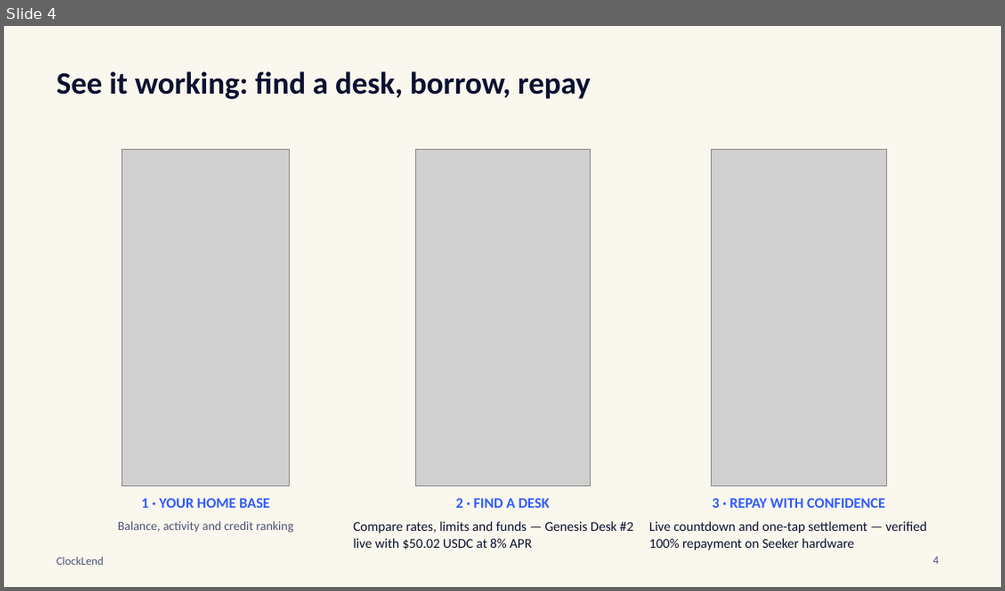
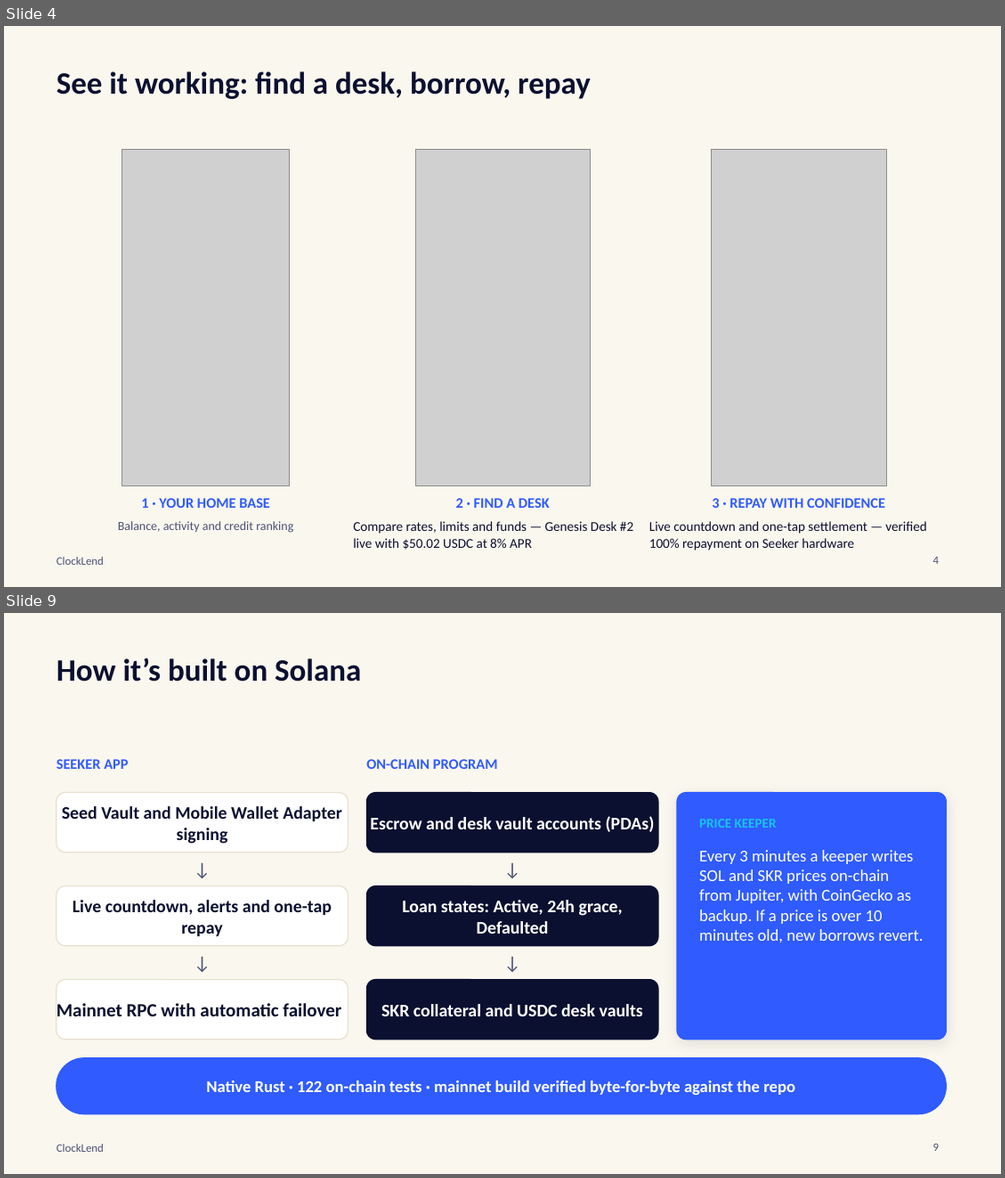
Before and after one commit to luckysitara/ClockLend, a slide deck: docs/ClockLend_Pitch_Deck_CLOCKIN.pptx. Shown one above the other, each under a label of ours: slide 4 before the commit, slides 4 and 9 after it; the slides between them are not shown. The pictures are 1005x591 and 1005x1178 pixels, drawn with LibreOffice and Linux fonts; fonts in the diff are those of the drawing; grey boxes stand for pictures. Boxes give left, top, right and bottom in pixels: in the first picture for what was removed or moved away, otherwise in the second. Text is boxed around its words. In the diff, an @@ line names an element or a change of style, - is before the commit and + after.

Commit message:
fix(compliance): remove in-app SKR staking to meet Solana dApp Store policy; link official portal

```diff
--- a/docs/ClockLend_Pitch_Deck_CLOCKIN.pptx
+++ b/docs/ClockLend_Pitch_Deck_CLOCKIN.pptx
@@ slide 9 added at bbox=[4, 613, 1001, 1174], background #FAF7EE; not listed: 1 template element that a slide beside it also shows @@
@@ text added at bbox=[57, 657, 361, 682], 30 pt, text #0B1030, bold @@
+How it’s built on Solana
@@ text added at bbox=[57, 759, 128, 769], 14 pt, text #2F5BFF, bold @@
+SEEKER APP
@@ text added at bbox=[366, 759, 498, 769], 14 pt, text #2F5BFF, bold @@
+ON-CHAIN PROGRAM
@@ rounded rectangle added at bbox=[57, 793, 348, 852], fill #FFFFFF, outline #E6E0CF 1 pt @@
@@ rounded rectangle added at bbox=[367, 793, 658, 852], fill #0B1030, outline #0B1030 1 pt @@
@@ rounded rectangle added at bbox=[677, 793, 947, 1039], fill #2F5BFF, outline #2F5BFF 1 pt @@
@@ text added at bbox=[62, 806, 342, 844], 17 pt, text #0B1030, bold @@
+Seed Vault and Mobile Wallet Adapter signing
@@ text added at bbox=[370, 816, 655, 832], 17 pt, text #FFFFFF, bold @@
+Escrow and desk vault accounts (PDAs)
@@ text added at bbox=[699, 819, 777, 827], 13 pt, text #18C4EE, bold @@
+PRICE KEEPER
@@ text added at bbox=[699, 850, 922, 942], 16 pt, text #FFFFFF @@
+Every 3 minutes a keeper writes SOL and SKR prices on-chain from Jupiter, with CoinGecko as backup. If a price is over 10 minutes old, new borrows revert.
@@ text added at bbox=[57, 854, 348, 884], 18 pt, text #4A5275 @@
+↓
@@ text added at bbox=[367, 854, 658, 884], 18 pt, text #4A5275 @@
+↓
@@ rounded rectangle added at bbox=[57, 886, 348, 946], fill #FFFFFF, outline #E6E0CF 1 pt @@
@@ text added at bbox=[73, 900, 332, 936], 17 pt, text #0B1030, bold @@
+Live countdown, alerts and one-tap repay
@@ rounded rectangle added at bbox=[367, 886, 658, 946], fill #0B1030, outline #0B1030 1 pt @@
@@ text added at bbox=[402, 900, 623, 933], 17 pt, text #FFFFFF, bold @@
+Loan states: Active, 24h grace, Defaulted
@@ text added at bbox=[57, 948, 348, 977], 18 pt, text #4A5275 @@
+↓
@@ text added at bbox=[367, 948, 658, 977], 18 pt, text #4A5275 @@
+↓
@@ rounded rectangle added at bbox=[57, 980, 348, 1039], fill #FFFFFF, outline #E6E0CF 1 pt @@
@@ rounded rectangle added at bbox=[367, 980, 658, 1039], fill #0B1030, outline #0B1030 1 pt @@
@@ text added at bbox=[57, 1003, 341, 1016], 18 pt, text #0B1030, bold @@
+Mainnet RPC with automatic failover
@@ text added at bbox=[381, 1004, 643, 1016], 17 pt, text #FFFFFF, bold @@
+SKR collateral and USDC desk vaults
@@ rounded rectangle added at bbox=[57, 1058, 947, 1114], fill #2F5BFF, outline #2F5BFF 1 pt @@
@@ text added at bbox=[206, 1080, 795, 1094], 16 pt, text #FFFFFF, bold @@
+Native Rust · 122 on-chain tests · mainnet build verified byte-for-byte against the repo
@@ page number added at bbox=[933, 1143, 938, 1151], 11 pt, text #4A5275 @@
+9
```
Also in this commit, not shown: 8 slides changed, 2 other slides added, 4 slides removed, 2 other files.
